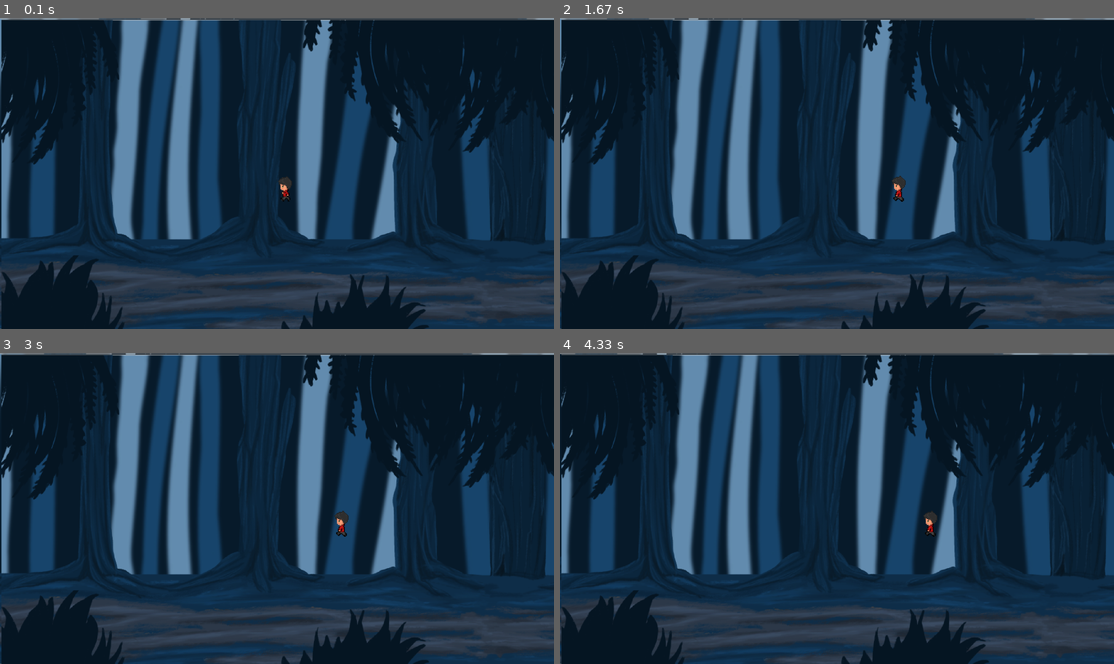
Above: before the commit, frames 1-4 (two rows, left to right).
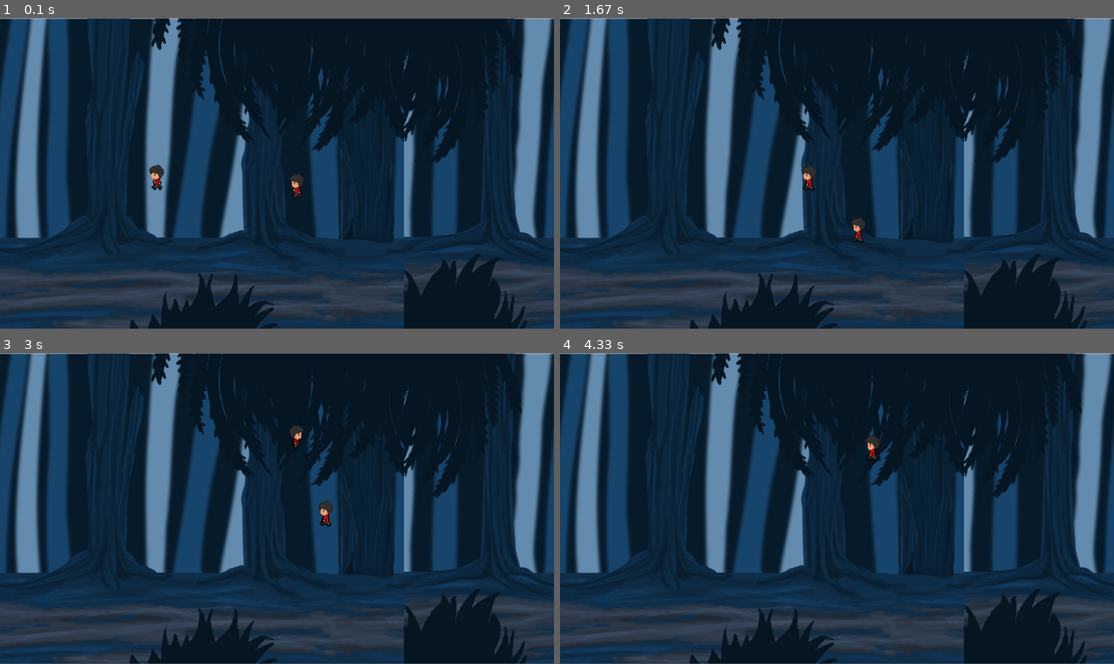
Above: after the commit, the same moments.

Repository: MomoCrash/gc-ministudio
Game: pygame game, started from main.py
Two runs of this game, one before a commit and one after it. Both use one fixed random seed, a clock stepped at 60 frames per second and the inputs below.
Inputs:
- Up to frame 1 (0.1 s): no input
- Up to frame 2 (1.67 s): hold Right 0.33-0.8 s; hold Right 0.83-1.3 s; tap Space at 0.9, 1.2, 1.4 s; hold Left from 1.33 s (still down)
- Up to frame 3 (3 s): tap Space at 1.7, 1.97, 2.27, 2.4, 2.7 s; release Left at 1.87 s; hold Left 1.9-2.3 s; hold Right 2.33-2.97 s
- Up to frame 4 (4.33 s): hold Left 3-3.47 s; tap Space at 3.07, 3.37, 3.57, 3.87, 4.07 s; hold Right 3.5-3.97 s; hold Right from 4 s (still down)

The runs differ from the first frame. In frame 1, 50% of the frame differs, in the area x 0-100%, y 0-100%; in frame 2, 50%; in frame 3, 50%; in frame 4, 50%.

Commit message:
gameInsteadOfEditor

Diff:
--- a/main.py
+++ b/main.py
@@ -10,5 +10,5 @@
     #game = Game(settings.SCREEN_WIDHT, settings.SCREEN_HEIGHT, "Utltimate game of the Year")
     #text = text.draw_text("Hello World !", "Arial", (255,255,255),200,500,15,30)
 
-    # game = Game(settings.SCREEN_WIDHT, settings.SCREEN_HEIGHT, "Utltimate game of the Year")
-    editor = Editor(settings.SCREEN_WIDHT, settings.SCREEN_HEIGHT, "EDITEUR DE JEU")
+    game = Game(settings.SCREEN_WIDHT, settings.SCREEN_HEIGHT, "Utltimate game of the Year")
+    # editor = Editor(settings.SCREEN_WIDHT, settings.SCREEN_HEIGHT, "EDITEUR DE JEU")
